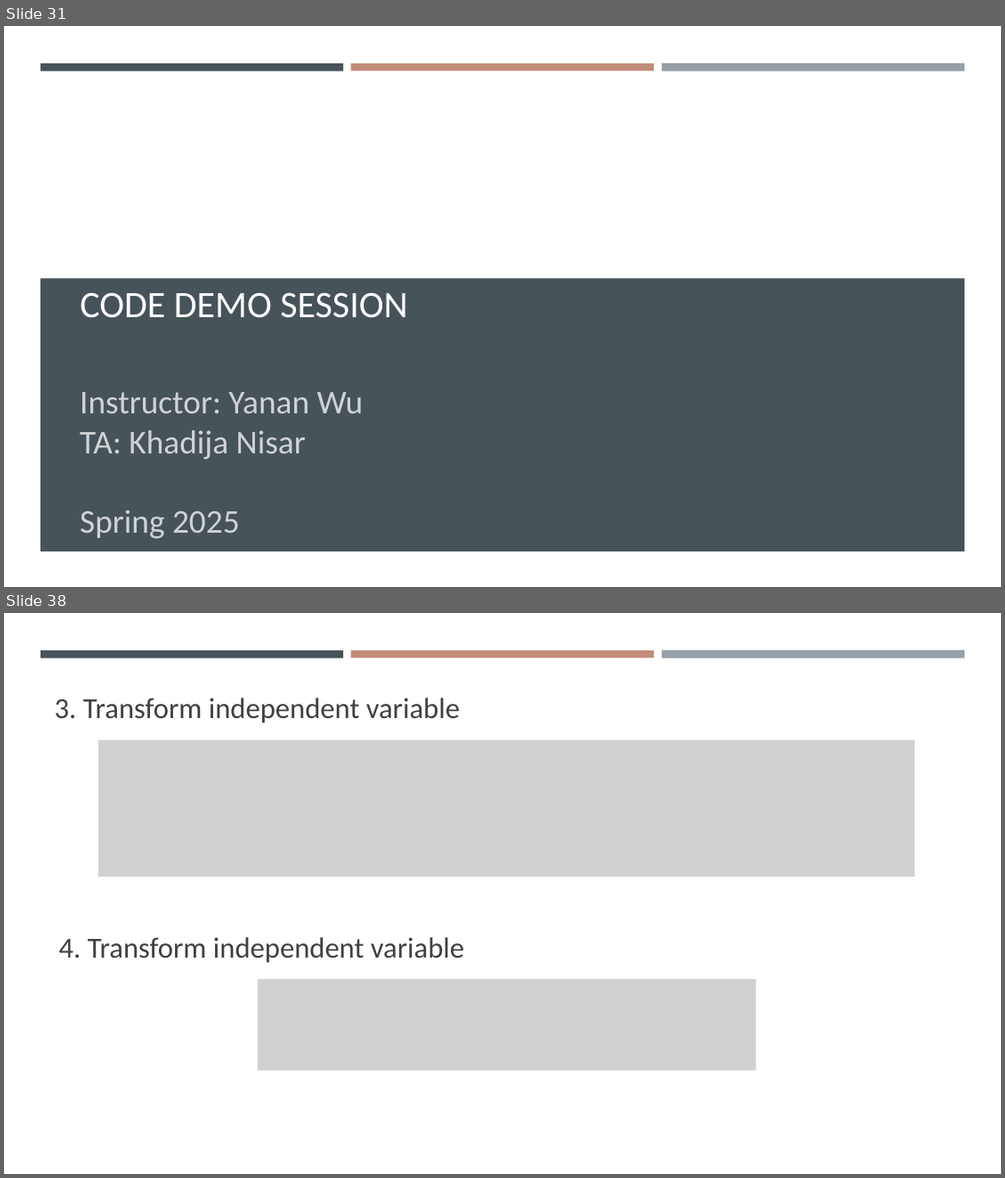
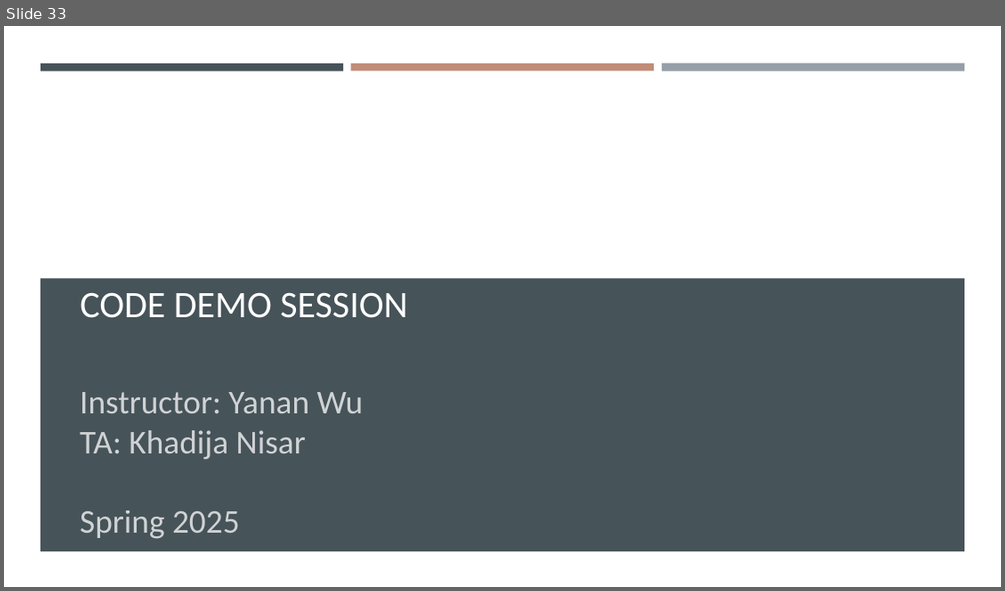
Before and after one commit to gisynw/geog-247, a slide deck: docs/Lectures/Week04/Week04_BivariateRegression.pptx. Shown one above the other, each under a label of ours: slides 31 and 38 before the commit, slide 33 after it; the slides between them are not shown. The pictures are 1005x1178 and 1005x591 pixels, drawn with LibreOffice and Linux fonts; fonts in the diff are those of the drawing; grey boxes stand for pictures; background and template pictures are left out. Boxes give left, top, right and bottom in pixels: in the first picture for what was removed or moved away, otherwise in the second. Text is boxed around its words. In the diff, an @@ line names an element or a change of style, - is before the commit and + after.

```diff
--- a/docs/Lectures/Week04/Week04_BivariateRegression.pptx
+++ b/docs/Lectures/Week04/Week04_BivariateRegression.pptx
@@ slide 38 removed at bbox=[4, 613, 1001, 1174], background #FFFFFF; not listed: 3 template elements that a slide beside it also shows @@
@@ text removed at bbox=[55, 698, 460, 723] @@
-3. Transform independent variable
@@ picture removed at bbox=[99, 740, 915, 877] @@
@@ text removed at bbox=[59, 937, 464, 963] @@
-4. Transform independent variable
@@ picture removed at bbox=[258, 979, 756, 1070] @@
@@ what was slide 31 is now slide 33 @@
```
Also in this commit, not shown: 7 slides changed, 4 slides added, 8 other slides removed, 10 other files.
